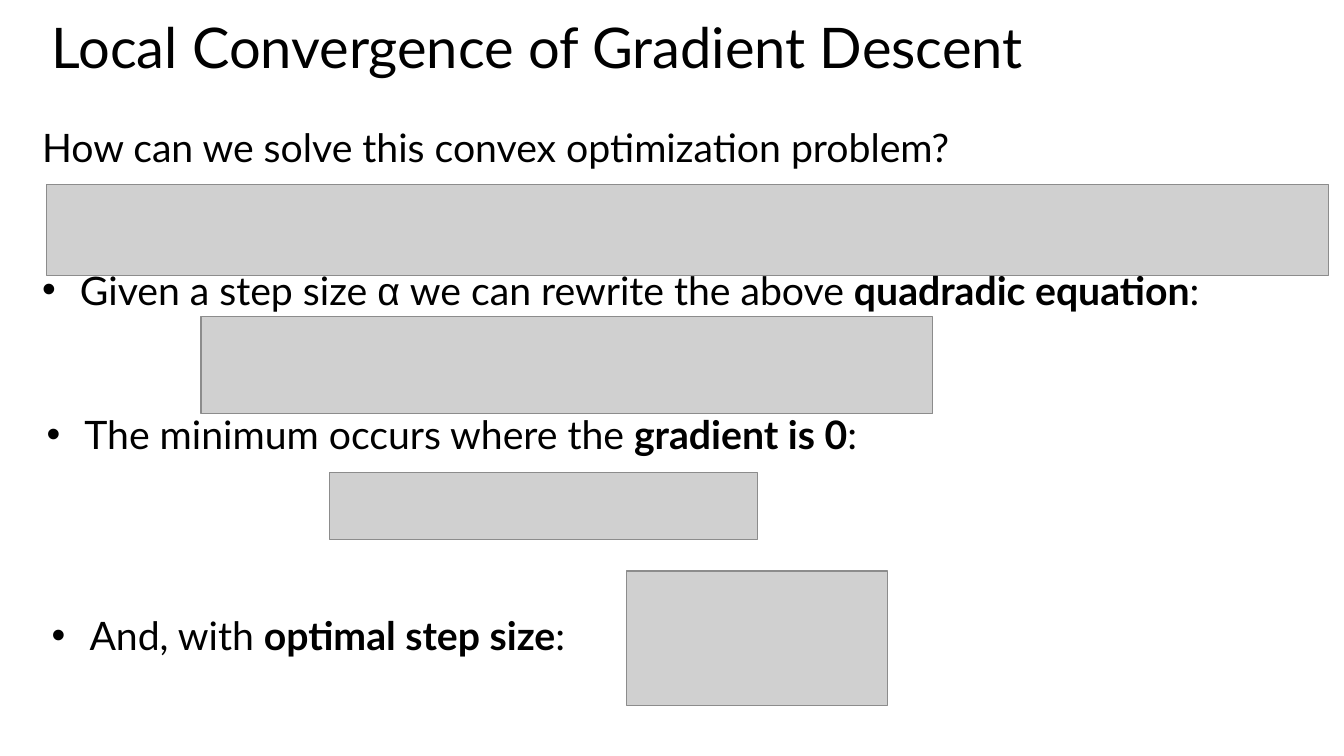
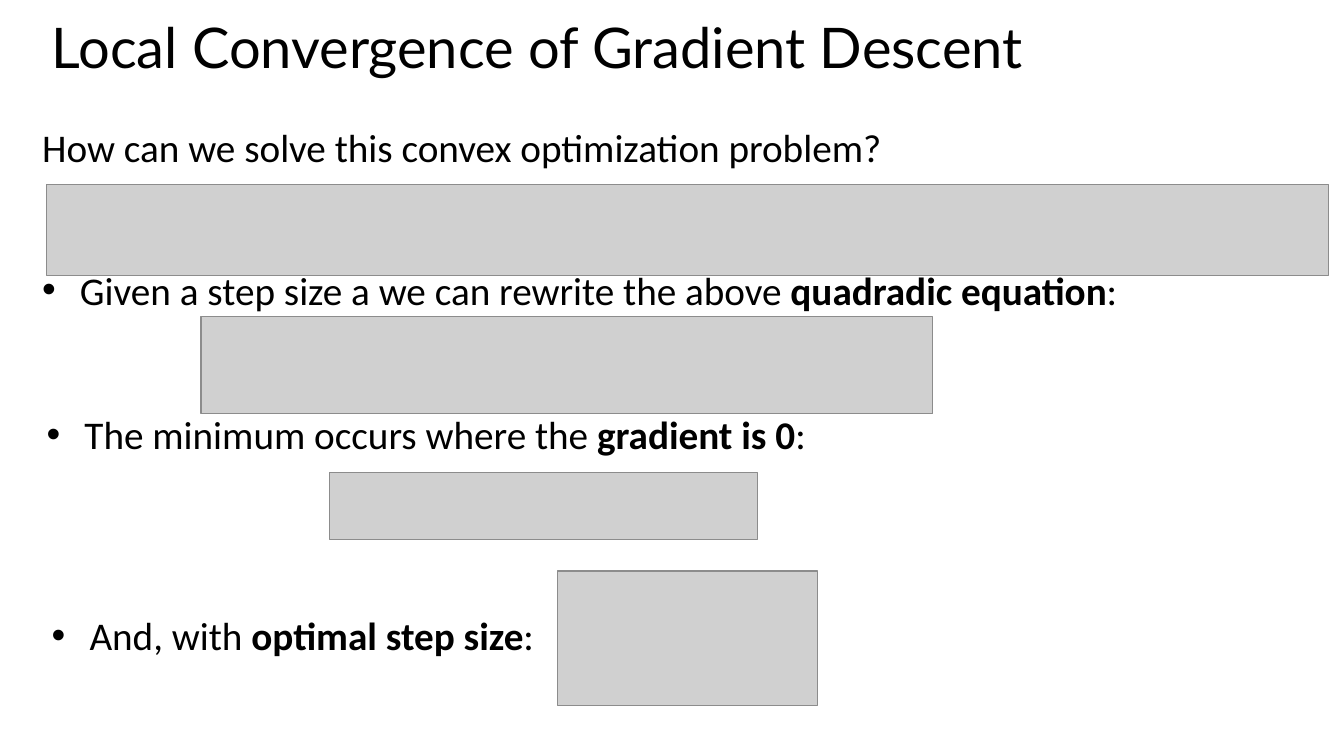
Before and after one commit to StephenElston/CSCI-E25, a slide deck: slide 15 of SupplementaryMaterial/OptimizationForDeepLearning.pptx. Drawn at 1344x756 pixels with LibreOffice and Linux fonts; fonts in the diff are those of the drawing; grey boxes stand for pictures. Boxes give left, top, right and bottom in pixels: in the first picture for what was removed or moved away, otherwise in the second. Text is boxed around its words. In the diff, an @@ line names an element or a change of style, - is before the commit and + after.

```diff
--- a/SupplementaryMaterial/OptimizationForDeepLearning.pptx
+++ b/SupplementaryMaterial/OptimizationForDeepLearning.pptx
@@ text at box(80, 272, 1117, 312): text changed; font Lato to Calibri @@
-• Given a step size α we can rewrite the above quadradic equation:
+• Given a step size a we can rewrite the above quadradic equation:
@@ font Lato to Calibri in 3 elements at box(42, 134, 882, 169), box(84, 421, 805, 456), box(90, 622, 534, 656) @@
@@ picture: place and size @@
-picture at box(627, 571, 888, 705)
+picture at box(558, 571, 819, 705)
```
Also in this commit, not shown: 23 other slides changed.
